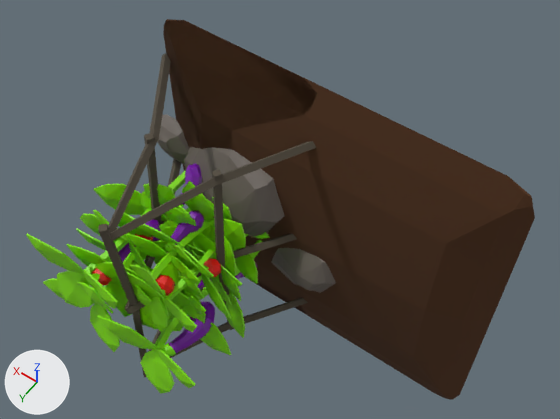
What one commit did to the Blender file Assets/Master/Blender/proto_aniGarden.blend.
Rendered twice from a 50 mm lens placed at (-3.55, 4.36, 6.74), pointed at (-0.71, 0.38, 0.5). The axes (+X, +Y, +Z) are drawn at lower left. The lights are the same throughout.

In view in the first picture: 'msh_field', 'msh_hangging', 'msh_protoCrop2', 'msh_protoCrop3', 'msh_protoCrop4', 'msh_rock1', 'msh_soilBed'.
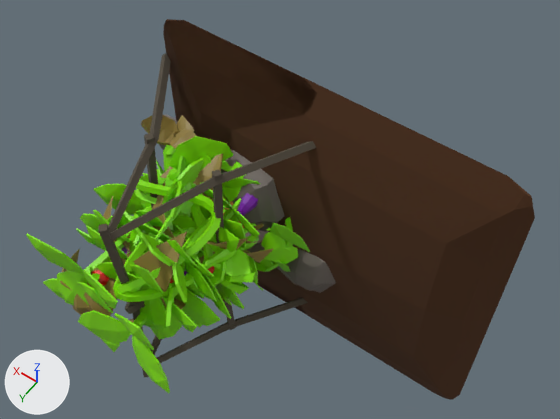
Pixel boxes (x1, y1, x2, y2) of what changed, in the pictures (560 x 419 px):
'msh_protoCrop4', reshaped (7% narrower): before (67, 164, 262, 394); after (78, 173, 260, 393)
'msh_protoHCrop3', added (green): after (117, 156, 256, 303)
'msh_protoHCrop4', added (green): after (113, 155, 259, 326)
'msh_protoFCrop4', added (green): after (156, 136, 310, 290)
    faces in mat_mat_cropgreen (green #87e700): (156, 136, 310, 290)
'msh_protoCrop0', reshaped (not visible before): after (60, 153, 274, 322)
'msh_protoHCrop0', added (yellow): after (141, 115, 264, 230)
'msh_protoHCrop2', added (green): after (134, 185, 249, 294)
'msh_protoFCrop3', added (green): after (163, 145, 290, 272)
    faces in mat_mat_cropgreen (green #87e700): (163, 145, 290, 272)
part 2 of me_béziercurve_009, rebuilt: before (118, 219, 161, 262); after (122, 246, 128, 254)
part 3 of me_béziercurve_009, rebuilt: before (166, 207, 196, 226); after (172, 215, 198, 229)
part 4 of me_béziercurve_009, rebuilt (17% wider, 38% taller): before (171, 256, 199, 284); after (184, 262, 217, 301)
part 5 of me_béziercurve_009, rebuilt: before (221, 270, 241, 301); after (219, 283, 244, 309)
part 6 of me_béziercurve_009, rebuilt: before (212, 197, 232, 221); after (200, 182, 234, 210)
part 7 of me_béziercurve_009, rebuilt: before (160, 261, 180, 284); after (180, 261, 185, 272)
part 8 of me_béziercurve_009, rebuilt: before (223, 218, 236, 251); after (225, 209, 239, 223)
part 9 of me_béziercurve_009, deleted: before (111, 164, 262, 394)
part 10 of me_béziercurve_009, built on: before (67, 199, 216, 349); after (78, 173, 260, 393)

Edits to the bpy script that builds the scene:
```text
Change me_béziercurve_009:
    remove me_béziercurve_009.from_pydata(...)  # 1398 vertices, 1452 faces; spans x -0.95..0.88, y -0.02..2.16, z -1.19..0.77
    add me_béziercurve_009.from_pydata(...)  # 1194 vertices, 1224 faces; spans x -0.84..0.84, y -0.02..2.27, z -0.9..0.94
    me_béziercurve_009 part 2: the loose piece of 64 vertices spanning x 0.3..0.6, y 1.03..1.77, z -0.07..0.21 is rebuilt with 74 vertices and now spans x 0.31..0.51, y 1.26..1.69, z -0.01..0.18
    me_béziercurve_009 part 3: the loose piece of 22 vertices spanning x -0.14..0.18, y 0.98..1.14, z 0.3..0.77 is rebuilt with 22 vertices and now spans x -0.28..0.21, y 0.99..1.15, z 0.26..0.6
    me_béziercurve_009 part 4: the loose piece of 22 vertices spanning x -0.56..-0.09, y 1.39..1.53, z 0.21..0.54 is rebuilt with 22 vertices and now spans x -0.77..-0.29, y 1.4..1.54, z 0.2..0.53
    me_béziercurve_009 part 5: the loose piece of 22 vertices spanning x -0.73..-0.27, y 0.9..1.14, z -0.51..0.07 is rebuilt with 22 vertices and now spans x -0.84..-0.13, y 0.94..1.21, z -0.43..0.07
    me_béziercurve_009 part 6: the loose piece of 22 vertices spanning x -0.4..-0.08, y 0.63..0.8, z 0.29..0.7 is rebuilt with 22 vertices and now spans x -0.35..0.0, y 0.63..0.81, z 0.46..0.86
    me_béziercurve_009 part 7: the loose piece of 22 vertices spanning x -0.29..0.06, y 1.39..1.53, z -0.19..0.31 is rebuilt with 22 vertices and now spans x -0.3..0.05, y 1.4..1.54, z 0.09..0.45
    me_béziercurve_009 part 8: the loose piece of 22 vertices spanning x -0.43..-0.09, y 0.63..0.81, z -0.07..0.3 is rebuilt with 22 vertices and now spans x -0.43..-0.09, y 0.63..0.71, z -0.04..0.47
    me_béziercurve_009 part 9: 24 loose pieces with 726 vertices, spanning x -0.95..0.77, y -0.02..2.16, z -1.19..0.55, are deleted
    me_béziercurve_009 part 10: 476 vertices removed from x -0.47..0.88, y -0.02..2.16, z -0.81..0.67; 988 vertices added at x -0.79..0.84, y -0.02..2.27, z -0.9..0.94
Change me_plane_003:
    remove me_plane_003.from_pydata(...)  # 468 vertices, 456 faces; spans x -0.463..0.345, y 0.099..0.419, z -0.28..0.466
    add me_plane_003.from_pydata(...)  # 774 vertices, 804 faces; spans x -0.77..1.19, y 0.0..2.172, z -0.956..0.874
    me_plane_003 part 1: 22 vertices removed from x -0.151..0.013, y 0.245..0.396, z 0.078..0.313; 774 vertices added at x -0.77..1.19, y 0.0..2.172, z -0.956..0.874
Add ob_msh_protohcrop3:
    ob_msh_protohcrop3 = bpy.data.objects.new('msh_protoHCrop3', me_nurbspath)  # 780 vertices, 796 faces; spans x -0.89..0.66, y -0.02..2.04, z -0.63..1.1; in mat_mat_cropgreen (green #87e700)
    ob_msh_protohcrop3.location = (0.0, 0.0, 0.0)
Add ob_msh_protohcrop2:
    ob_msh_protohcrop2 = bpy.data.objects.new('msh_protoHCrop2', me_plane_014)  # 364 vertices, 384 faces; spans x -0.827..0.645, y -0.018..1.26, z -0.397..0.966; in mat_mat_cropgreen (green #87e700)
    ob_msh_protohcrop2.location = (0.0, 0.0, 0.0)
Add ob_msh_protohcrop0:
    ob_msh_protohcrop0 = bpy.data.objects.new('msh_protoHCrop0', me_plane_012)  # 336 vertices, 356 faces; spans x -0.57..1.0, y -0.04..0.58, z -0.68..0.92; in mat_mat_wilted (yellow #917c3a)
    ob_msh_protohcrop0.location = (0.0, 0.0, 0.0)
Add ob_msh_protohcrop4:
    ob_msh_protohcrop4 = bpy.data.objects.new('msh_protoHCrop4', me_cube_005)  # 1186 vertices, 1204 faces; spans x -0.85..0.64, y -0.04..2.09, z -0.31..0.85; in mat_mat_cropgreen (green #87e700)
    ob_msh_protohcrop4.location = (0.0, 0.0, 0.0)
Add ob_msh_protofcrop4:
    ob_msh_protofcrop4 = bpy.data.objects.new('msh_protoFCrop4', me_plane_004)  # 666 vertices, 656 faces; spans x -1.15..1.21, y 0.17..0.94, z -1.22..1.01; in mat_mat_cropgreen (green #87e700), mat_mat_jicama (grey #ae9e9a)
    ob_msh_protofcrop4.location = (0.0, 0.0, 0.0)
Add ob_msh_protofcrop3:
    ob_msh_protofcrop3 = bpy.data.objects.new('msh_protoFCrop3', me_plane_022)  # 614 vertices, 608 faces; spans x -0.92..0.89, y 0.18..0.97, z -0.9..0.74; in mat_mat_cropgreen (green #87e700), mat_mat_squash (orange #e7a000)
    ob_msh_protofcrop3.location = (0.0, 0.0, 0.0)
```
